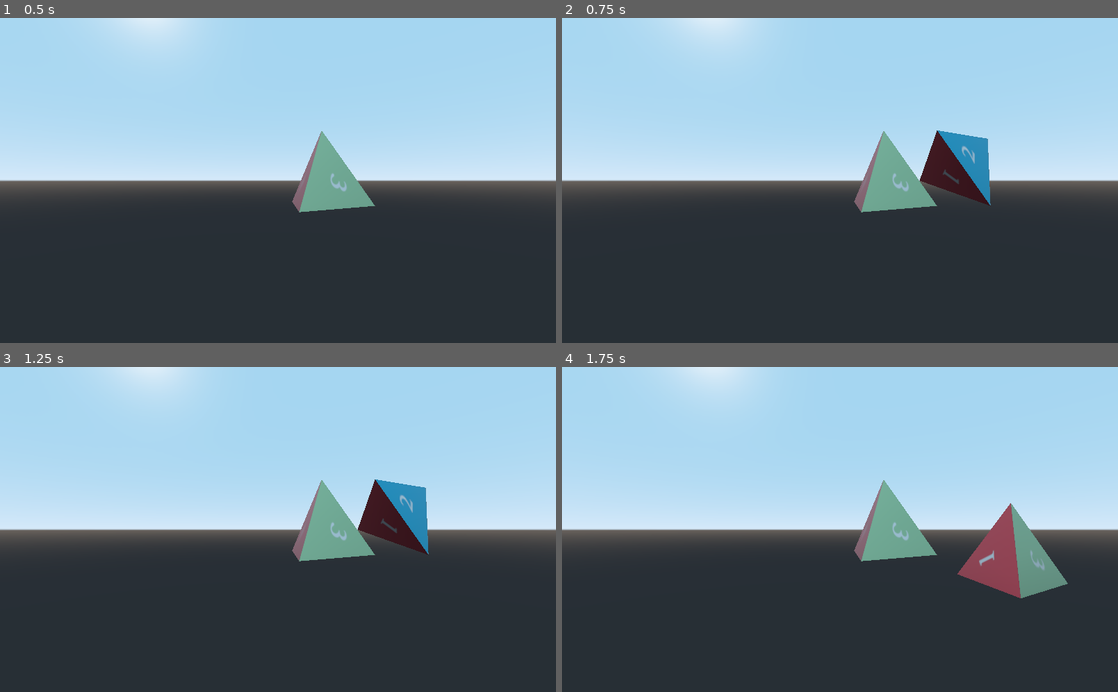
Above: before the commit, frames 1-4 (two rows, left to right).
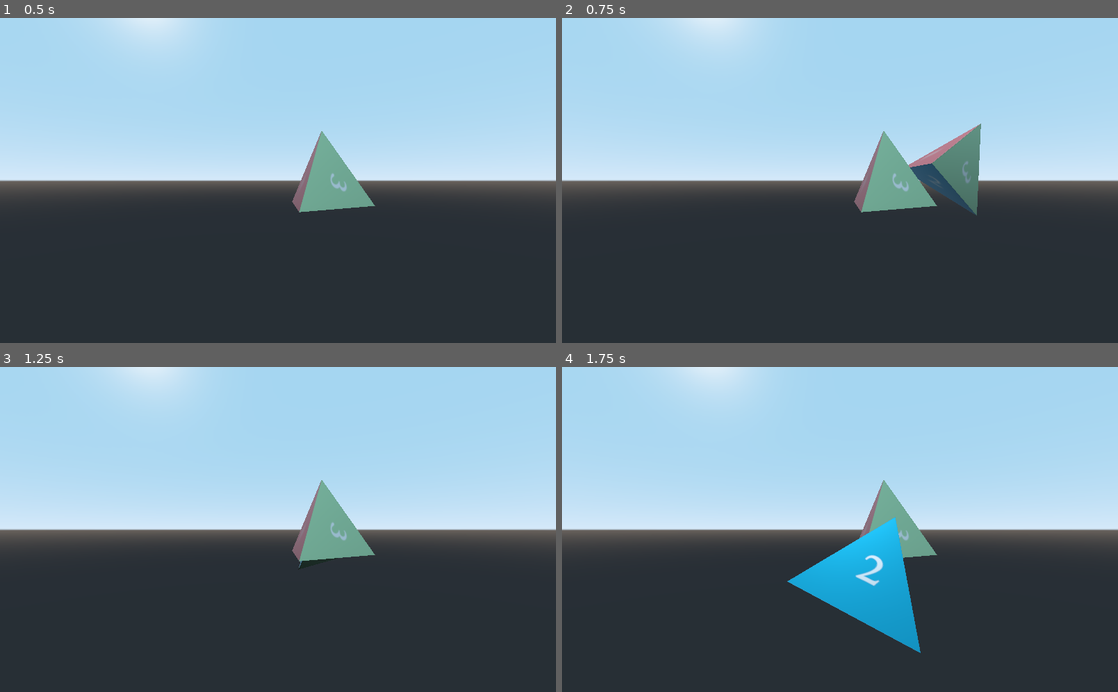
Above: after the commit, the same moments.

Repository: Royosef/Pyramids
Game: Godot game, scene res://Main1.tscn
Two runs of this game, one before a commit and one after it. Both use one fixed random seed, a clock stepped at 60 frames per second and the inputs below.
Inputs:
- Up to frame 1 (0.5 s): no input
- Up to frame 2 (0.75 s): tap Enter at 0.5 s; hold Right (ui_right) from 0.53 s (still down); hold P from 0.53 s (still down)
- Up to frame 3 (1.25 s): keep holding Right (ui_right); keep holding P
- Up to frame 4 (1.75 s): release Right (ui_right) at 1.28 s; release P at 1.28 s; hold Down (ui_down) from 1.28 s (still down); tap P at 1.35 s

Frame 1 is identical in both runs. In frame 2, 2.5% of the frame differs, in the area x 62-78%, y 32-61%; in frame 3, 2.1%; in frame 4, 7.4%, in the area x 40-91%, y 41-89%.

Commit message:
feat(pyramid-partial-left-movement)

Diff:
--- a/Main.gd
+++ b/Main.gd
@@ -14,7 +14,6 @@
 
 	for node in get_children():
 		if(node is type):
-			print(node)
 			count += 1
 
 	return count
--- a/Main1.tscn
+++ b/Main1.tscn
@@ -63,6 +63,7 @@
 [node name="PivotPoint" type="Spatial" parent="pyramid2"]
 
 [node name="mesh" parent="pyramid2/PivotPoint" instance=ExtResource( 1 )]
+transform = Transform( 1, 0, 0, 0, 1, 0, 0, 0, 1, 0, 0, 0 )
 
 [node name="Tween" type="Tween" parent="pyramid2/PivotPoint/mesh"]
 
--- a/pyramid.gd
+++ b/pyramid.gd
@@ -7,41 +7,68 @@
 var transform_before_roll
 var rotation_axis
 
-const rotation_speed = .1
+const edge = sqrt(3)
+const rotation_speed = .5
 const height = sqrt(2)
 const angle = PI - atan(2 * height)
 const radius = 1
-const base_width = sqrt(3)
-const base_height = radius * 1.5
-var gg = height * sin(PI/2 - angle)
-var hh = height * cos(PI/2 - angle)
+const base_width = edge
+const base_height = 1.5 * radius
+const height_projection_y = height * sin(PI/2 - angle)
+const height_projection_z = height * cos(PI/2 - angle)
+const edge_cut_on_intersection = height_projection_z / 2 / cos(PI/6)
+const side_translation_x = edge_cut_on_intersection * 1.5
+const side_translation_z = edge_cut_on_intersection * 0.5 / tan(PI/6)
+
+var dis = 0.02
 
 func _ready() -> void:
+	print('edge ',angle)
+	print('rotation_speed ',rotation_speed)
+	print('height ',height)
 	print('angle ',angle)
-	print('height ',height)
+	print('radius ',radius)
 	print('base_width ',base_width)
 	print('base_height ', base_height)
-	print('gg ', gg)
-	print('hh ', hh)
+	print('height_projection_y ', height_projection_y)
+	print('height_projection_z ', height_projection_z)
+	print('side_translation_x ', side_translation_x)
+	print('side_translation_z ', side_translation_z)
+
 	pass
 
 func _input(event):
 	if !$PivotPoint/mesh/Tween.is_active():
 		if event.is_action_pressed("ui_right"):
-			roll(Vector3(base_width,0,0), Vector3(-0.5,-height,0), Vector3(0,0,1), -1)
+			roll(Vector3(side_translation_x,height_projection_y,-side_translation_z), Vector3(0.5,-height,0), Vector3(0,0,1), 1)
 		if event.is_action_pressed("ui_left"):
-			roll(Vector3(-base_width,0,0), Vector3(0.5,-height,0), Vector3(0,0,1), 1)
+			roll(Vector3(-side_translation_x,height_projection_y,-side_translation_z), Vector3(-0.5,-height,0), Vector3(0,0,1), -1)
 		if event.is_action_pressed("ui_down"):
-			roll(Vector3(0,gg,hh), Vector3(0,-height,0), Vector3(1,0,0), 1)
+			roll(Vector3(0,height_projection_y,height_projection_z), Vector3(0,-height,0), Vector3(1,0,0), 1)
 		if event.is_action_pressed("ui_up"):
-			roll(Vector3(0,-gg,-hh), Vector3(0,-height,0), Vector3(1,0,0), -1)
+			roll(Vector3(0,-height_projection_y,-height_projection_z), Vector3(0,-height,0), Vector3(1,0,0), -1)
+		if Input.is_key_pressed(KEY_KP_8):
+			translate(Vector3(0,0,-dis))
+		if Input.is_key_pressed(KEY_KP_2):
+			translate(Vector3(0,0,dis))
+		if Input.is_key_pressed(KEY_KP_4):
+			translate(Vector3(-dis,0,0))
+		if Input.is_key_pressed(KEY_KP_6):
+			translate(Vector3(dis,0,0))
+		if Input.is_key_pressed(KEY_KP_ADD):
+			translate(Vector3(0,dis,0))
+		if Input.is_key_pressed(KEY_KP_SUBTRACT):
+			translate(Vector3(0,-dis,0))
+		if Input.is_key_pressed(KEY_P):
+			print(translation)
 
 func roll(offset: Vector3, pivotPosition: Vector3, axis: Vector3, direction: int):
 	move(offset, pivotPosition)
-#	set_pivot_side_rotation(1)
-	$PivotPoint.rotate(Vector3(1,0,0), angle * direction)
-	$PivotPoint/mesh.global_transform.origin = global_transform.origin
-	#tween_rotate(axis, direction)
+
+#	$PivotPoint.rotate_object_local(axis, angle * direction)
+#	$PivotPoint/mesh.global_transform.origin = global_transform.origin
+
+	tween_rotate(axis, direction)
 
 func move(offset: Vector3, pivotPosition: Vector3):
 	mesh_transform = $PivotPoint/mesh.global_transform
@@ -52,36 +79,18 @@
 	$PivotPoint/mesh.global_transform = mesh_transform
 	pass
 
-#func tween_rotate(axis: Vector3, direction: int):
-#	rotation_axis = axis
-#	transform_before_roll = $PivotPoint.transform.basis
-#	$PivotPoint/mesh/Tween.interpolate_method(self, "set_pivot_side_rotation",
-#								0, radius, rotation_speed,
-#								Tween.TRANS_SINE, Tween.EASE_IN_OUT)
-#	$PivotPoint/mesh/Tween.start()
-
 func tween_rotate(axis: Vector3, direction: int):
 	rotation_axis = axis
 	transform_before_roll = $PivotPoint.transform.basis
 	$PivotPoint/mesh/Tween.interpolate_method(self, "set_pivot_rotation",
-								0, angle * direction, rotation_speed,
-								Tween.TRANS_SINE, Tween.EASE_IN_OUT)
+		0, angle * direction, rotation_speed,
+		Tween.TRANS_SINE, Tween.EASE_IN_OUT)
 	$PivotPoint/mesh/Tween.start()
 
 func set_pivot_rotation(rotation_angle):
 	$PivotPoint.transform.basis = transform_before_roll
-	$PivotPoint.rotate(rotation_axis, rotation_angle)
+	$PivotPoint.rotate_object_local(rotation_axis, rotation_angle)
 
 func _on_Tween_tween_all_completed():
 	$PivotPoint/mesh.global_transform.origin = global_transform.origin
 	pass
-
-func set_pivot_side_rotation(z):
-	var x = sqrt(3) * z
-	var xAngle = atan(-1 * height / x)
-	var zAngle = atan(-1 * height / z)
-
-	#$PivotPoint.transform.basis = transform_before_roll
-	$PivotPoint.rotate(Vector3(1,0,0), xAngle)
-	$PivotPoint.rotate(Vector3(0,0,1), zAngle)
-	pass
--- a/pyramid.tscn
+++ /dev/null
@@ -1,8 +0,0 @@
-[gd_scene load_steps=2 format=2]
-
-[ext_resource path="res://assets/pyramid.escn" type="PackedScene" id=1]
-
-[node name="pyramid" instance=ExtResource( 1 )]
-
-[node name="Cone" parent="." index="0"]
-transform = Transform( 1, 0, 0, 0, 1, 0, 0, 0, 1, 0, 0, 0 )
